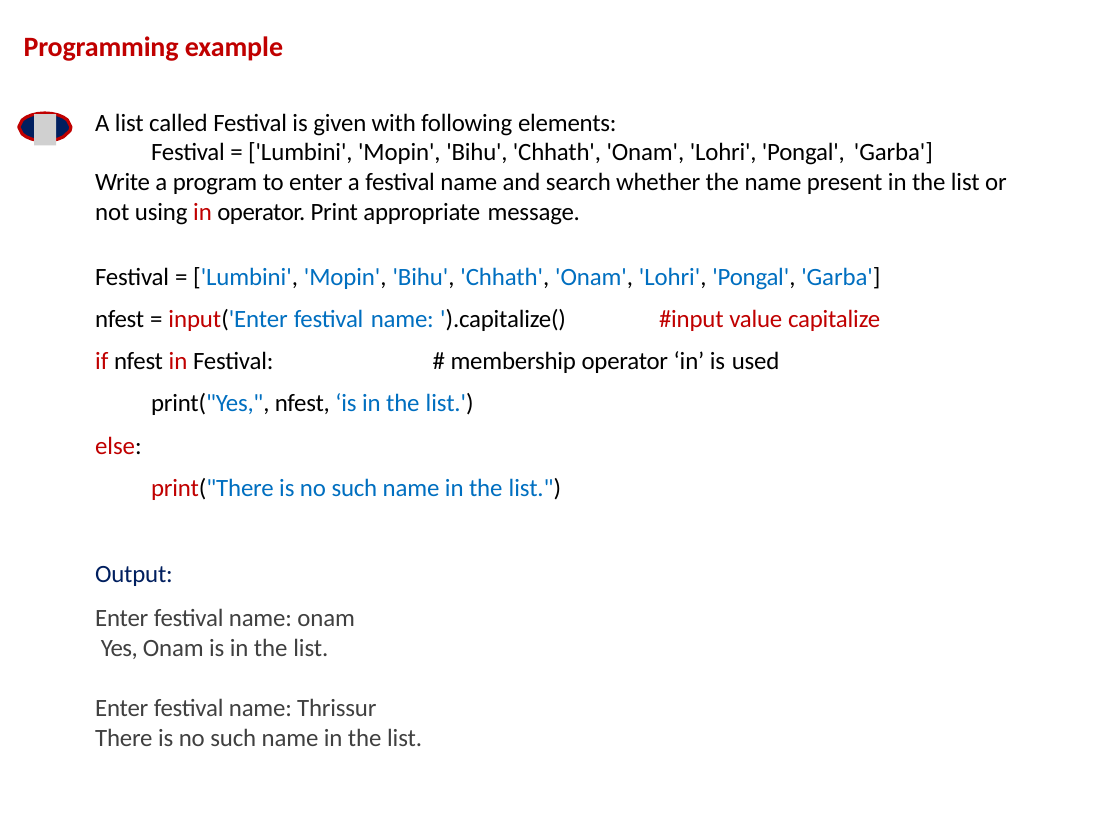
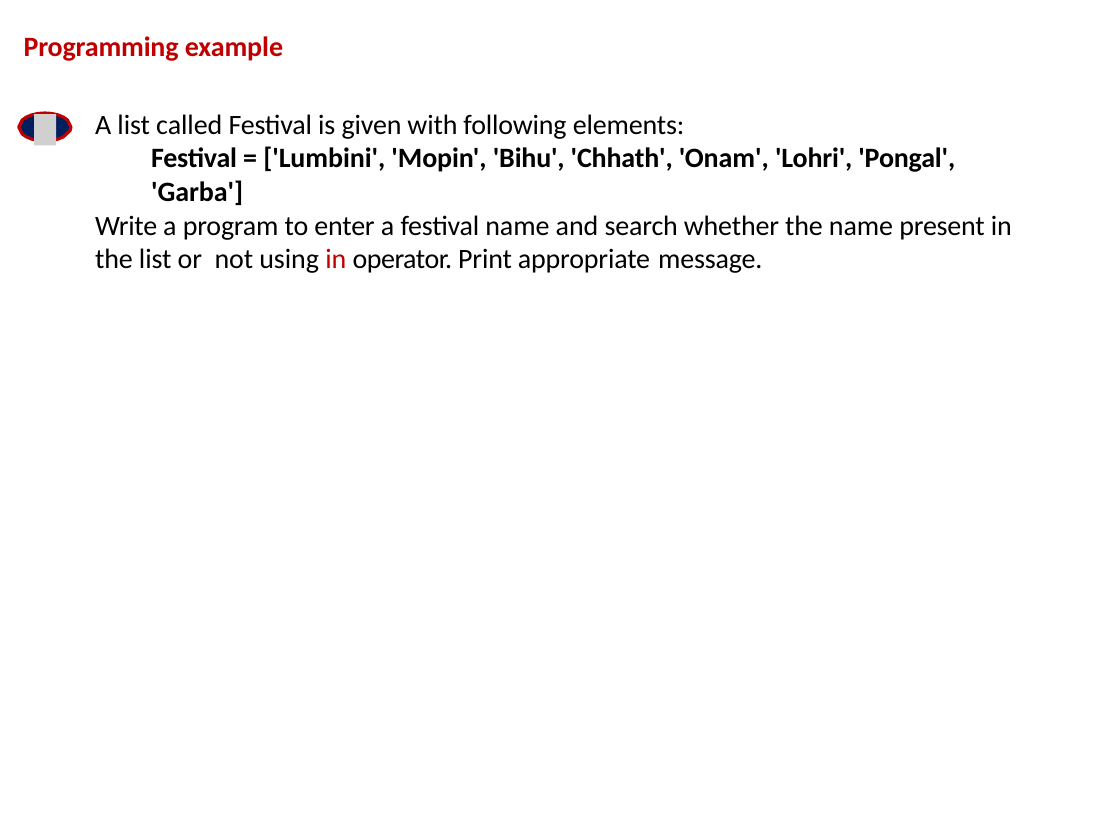
Before and after one commit to davcpscn/XI, a slide deck: slide 12 of Presentations/Lists.pptx (slide 11 before the commit). Drawn at 1120x840 pixels with LibreOffice and Linux fonts; fonts in the diff are those of the drawing; grey boxes stand for pictures. Boxes give left, top, right and bottom in pixels: in the first picture for what was removed or moved away, otherwise in the second. Text is boxed around its words. In the diff, an @@ line names an element or a change of style, - is before the commit and + after.

Commit message:
Python List ppt and Assignment

```diff
--- a/Presentations/Lists.pptx
+++ b/Presentations/Lists.pptx
@@ text "A list called Festival is ..." at (95,114,1012,273): size 16 to 18 pt; bold on in "Festival = ['Lumbini', 'Mopin', 'Bihu', 'Chhath', 'Onam', ..." @@
@@ text at (95,267,880,746): paragraphs removed @@
-Festival = ['Lumbini', 'Mopin', 'Bihu', 'Chhath', 'Onam', 'Lohri', 'Pongal', 'Garba'] nfest = input('Enter festival name: ').capitalize() #input value capitalize if nfest in Festival: # membership operator ‘in’ is used
-print("Yes,", nfest, ‘is in the list.')
-else:
-print("There is no such name in the list.")
-Output:
-Enter festival name: onam Yes, Onam is in the list.
-Enter festival name: Thrissur There is no such name in the list.
@@ rectangle added at (75,308,1046,353), fill #FFFFFF @@
```
Also in this commit, not shown: 8 other slides changed, 2 slides added, 1 slide removed, 3 other files.
